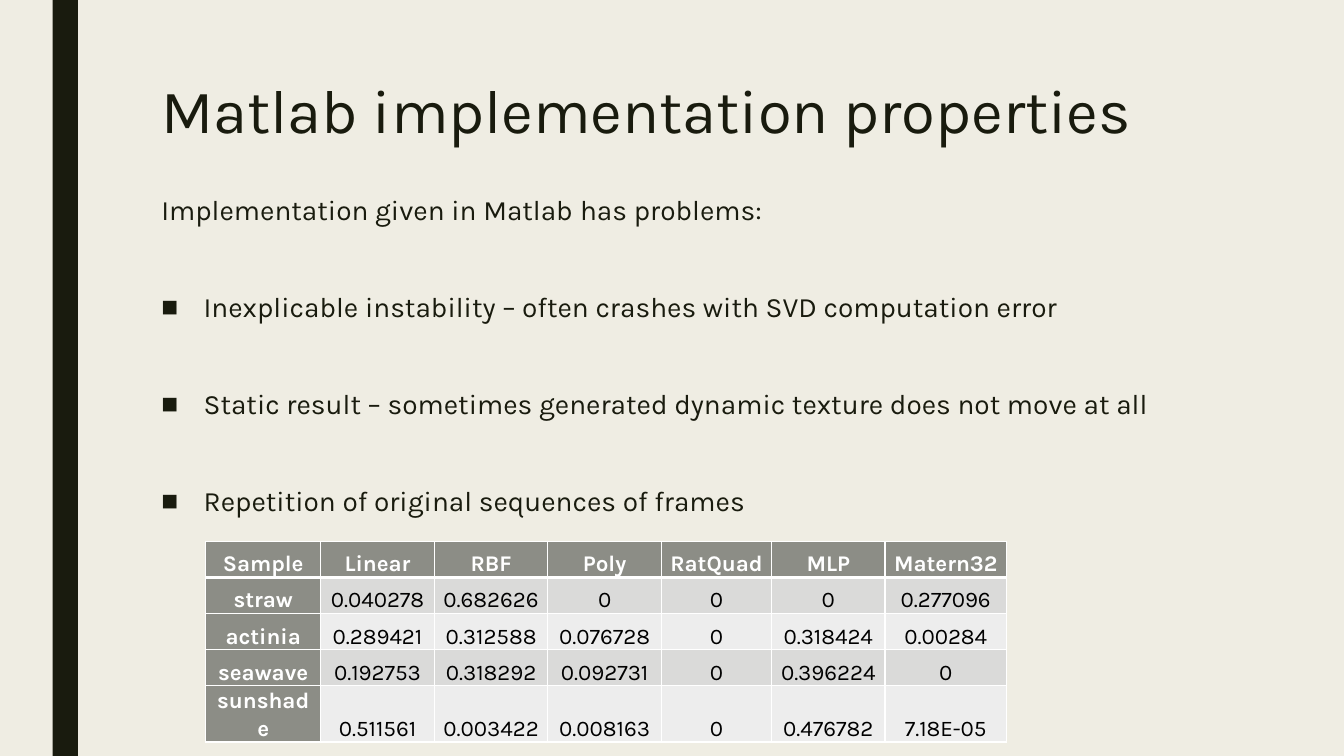
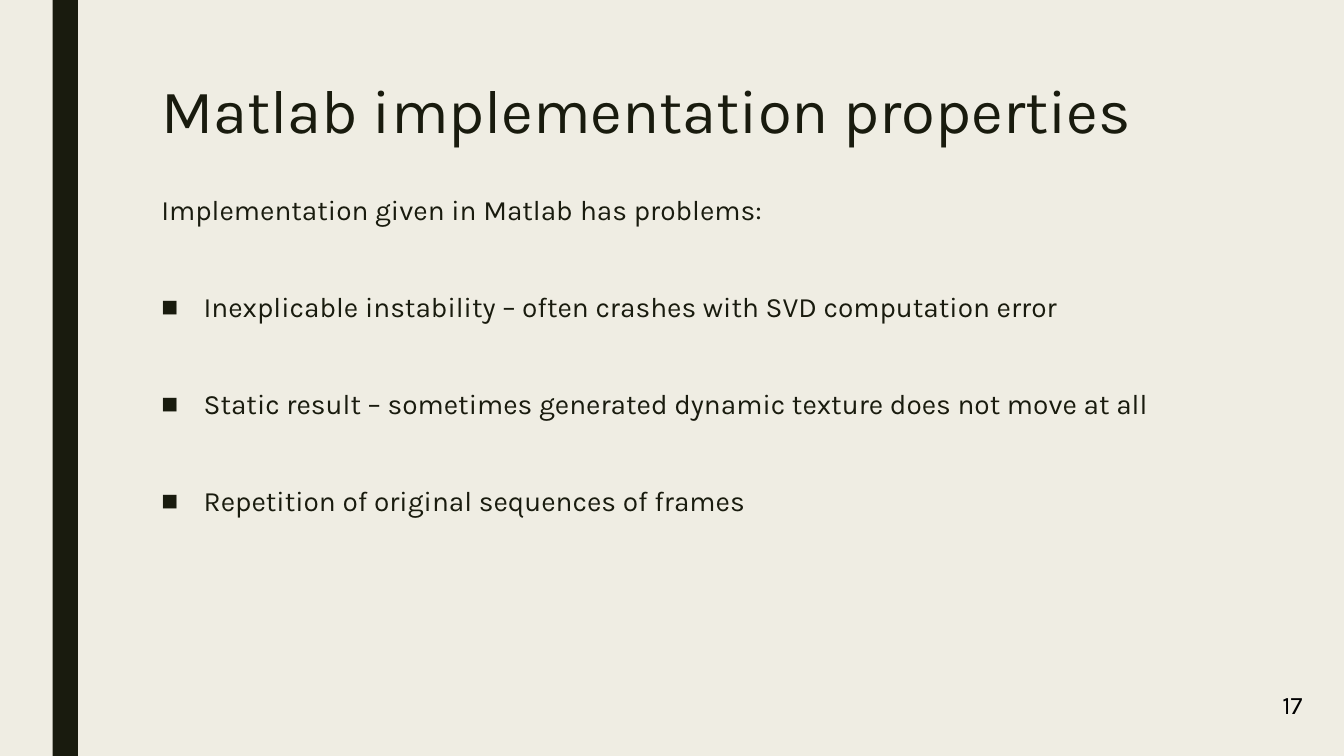
Before and after one commit to koptelovmax/gaussianprocess, a slide deck: slide 46 of presentation.pptx (slide 50 before the commit). Drawn at 1344x756 pixels with LibreOffice and Linux fonts; fonts in the diff are those of the drawing. Boxes give left, top, right and bottom in pixels: in the first picture for what was removed or moved away, otherwise in the second. Text is boxed around its words. In the diff, an @@ line names an element or a change of style, - is before the commit and + after.

```diff
--- a/presentation.pptx
+++ b/presentation.pptx
@@ table removed at box(206, 541, 1007, 741), 5 rows, 7 columns @@
-Sample | Linear | RBF | Poly | RatQuad | MLP | Matern32
-straw | 0.040278 | 0.682626 | 0 | 0 | 0 | 0.277096
-actinia | 0.289421 | 0.312588 | 0.076728 | 0 | 0.318424 | 0.00284
-seawave | 0.192753 | 0.318292 | 0.092731 | 0 | 0.396224 | 0
-sunshade | 0.511561 | 0.003422 | 0.008163 | 0 | 0.476782 | 7.18E-05
@@ text added at box(1282, 698, 1302, 714), 18 pt, text #000000 @@
+17
```
Also in this commit, not shown: 35 other slides changed, 3 slides added, 9 slides removed, 3 other files.
